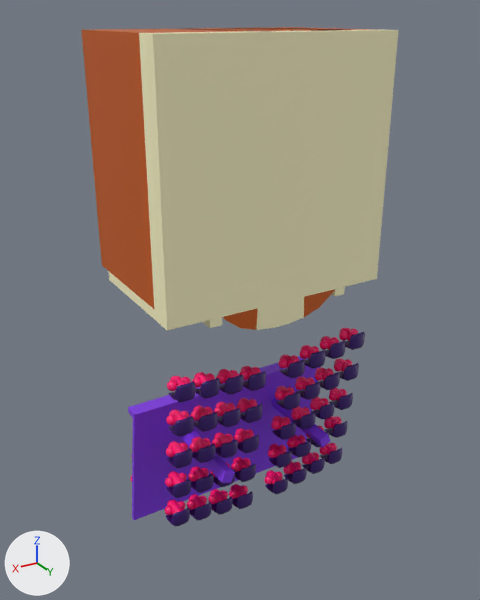
A saved change to the FBX model GlobalProject/Assets/Models/Teatro.fbx.
Rendered twice from a 50 mm camera at (13.9, 20.0, 5.5) aimed at (-0.4, -3.9, -6.4). The axes (+X, +Y, +Z) are drawn at lower left. The lights are the same throughout. Where no turn or scale is listed for an object, it has been applied to the vertices. Vertices at the same position are counted once.

Names of what the first picture shows: 'Palco', 'Pollublico.002', 'Teatro base'.
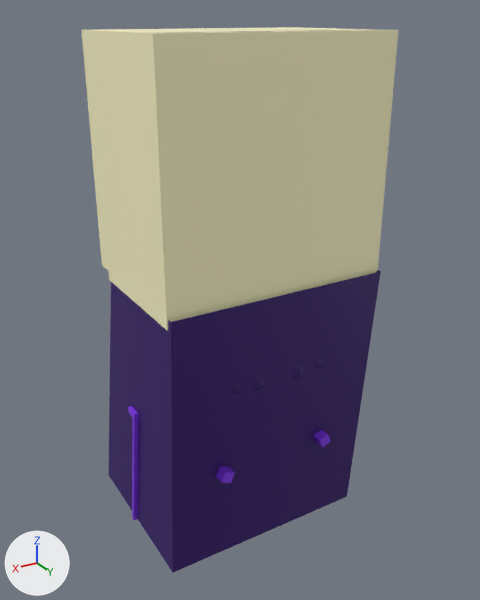
Commit message: teatro ahora si que si

Changed parts and their boxes [x1, y1, x2, y2] in the pictures (480 x 600 px; the box of a moved part takes in the faces that stretch with it):
'Publico', added (purple)
    after: [109, 270, 381, 572]
part 1 of me_plano, moved or reshaped
    both: [81, 27, 379, 309]
part 2 of me_plano, surface changed (brown to beige)
    both: [188, 28, 310, 31]
'Pollublico.002', unchanged, covered by the edit
    before: [164, 328, 365, 526]
    after: [208, 350, 342, 396]
'Palco', unchanged, covered by the edit
    before: [128, 356, 330, 520]
    after: [128, 406, 330, 520]

The change, as a diff of the scene's bpy script:
```diff
--- a/GlobalProject/Assets/Models/Teatro.fbx.py
+++ b/GlobalProject/Assets/Models/Teatro.fbx.py
@@ me_plano @@
 me_plano.from_pydata(...)  # 130 vertices, 125 faces; spans x -5.0..5.0, y -6.68..0.0, z -6.04..5.0
 # used by ob_teatro_base; location = (0.0, 0.0, 0.0)
+# me_plano part 1
+# 10 faces are deleted
+# 10 new faces join them
+# me_plano part 2: 13 kept faces spanning x -5.0..5.0, y -6.65..-1.07, z -4.58..5.0 get new texture (UV) coordinates
 me_plano.materials.append(mat_escenario)
@@ me_plano_001 @@
+me_plano_001.from_pydata(...)  # 8 vertices, 5 faces; spans x -4.95..4.95, y -8.72..0.25, z -6.35..6.35
+me_plano_001.materials.append(mat_color_atlas)  # picture img_mapa_texturas_calido_png
@@ ob_publico @@
+ob_publico = bpy.data.objects.new('Publico', me_plano_001)
+ob_publico.location = (0.0, 0.0, -10.92)
```
